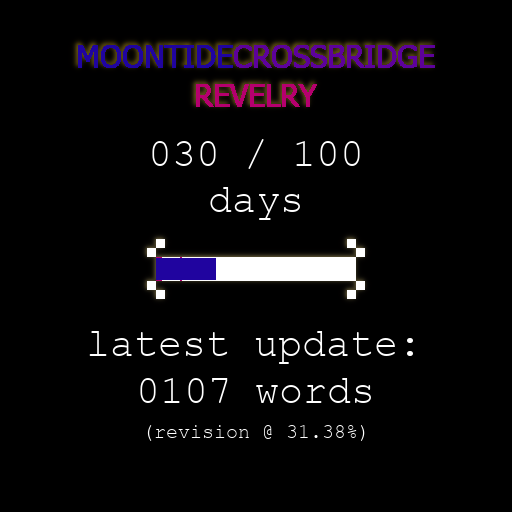
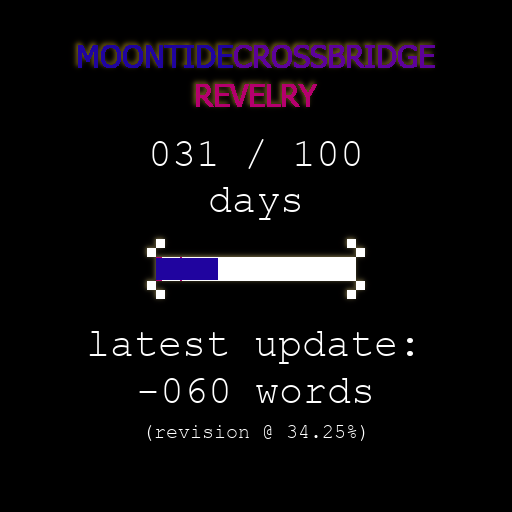
Layers edited between the first and the second w=512, h=512 image:
painted on "progress bar" over box(216, 258, 218, 280)
renamed "(revision @ 31.38%)" to "(revision @ 34.25%)", painted on it over box(300, 425, 344, 438)
painted on "XXX / 100" over box(200, 141, 216, 166)
painted on "0000" over box(139, 378, 228, 403)
